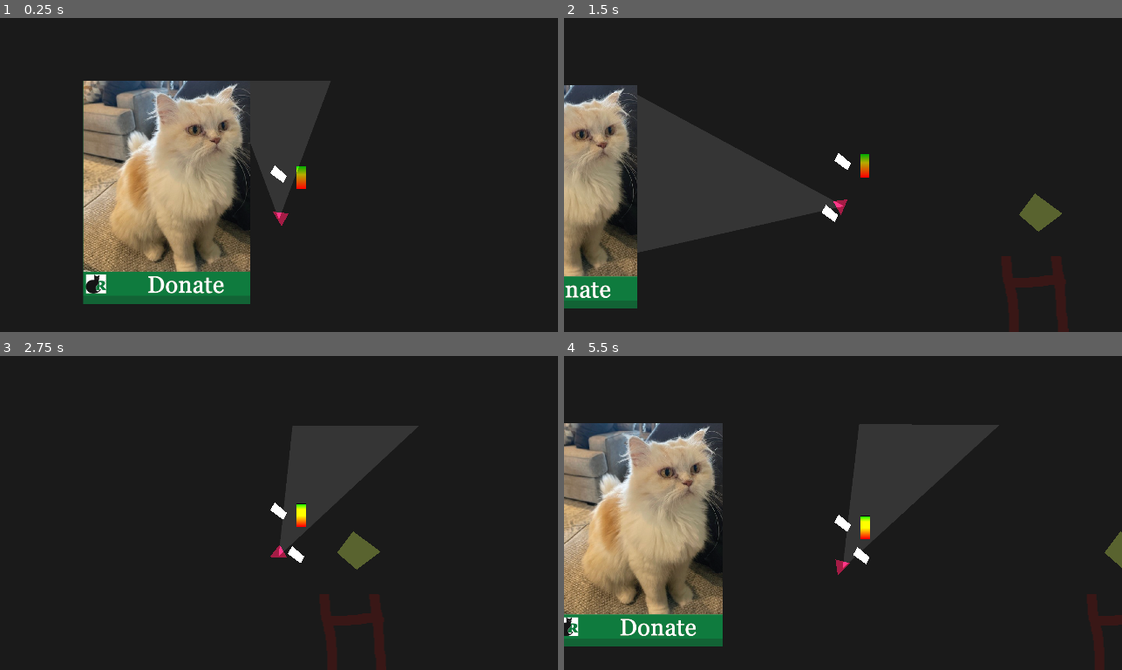
Above: before the commit, frames 1-4 (two rows, left to right).
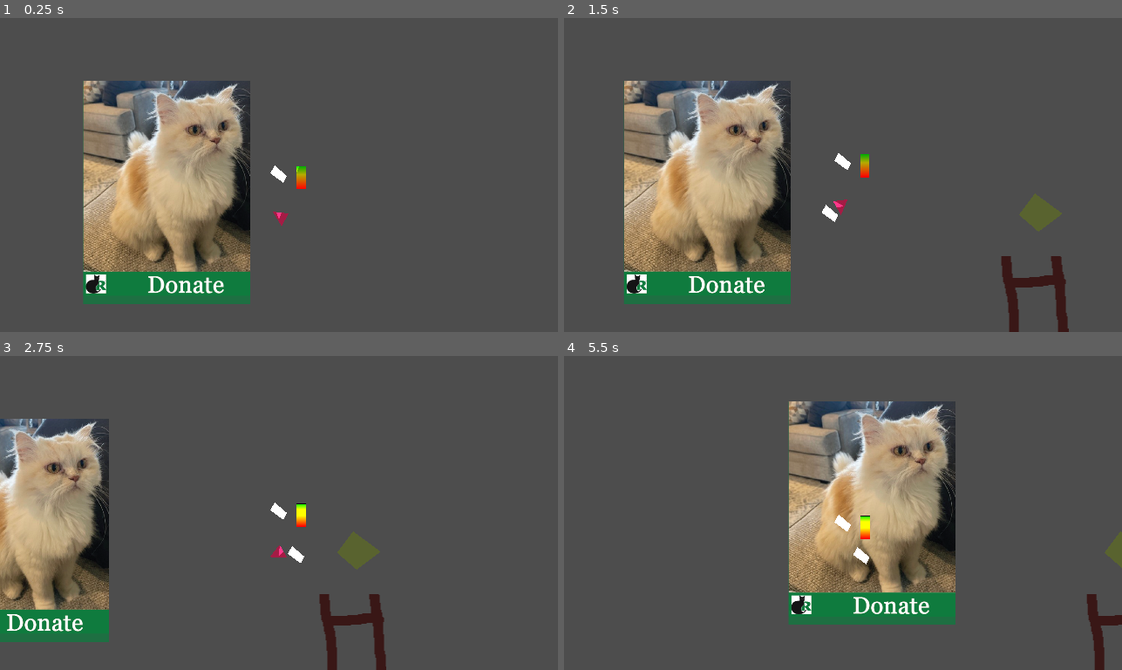
Above: after the commit, the same moments.

Repository: Parker-Vetter/SubwayUnderSea
Game: Godot game, scene res://Scenes/test_scene.tscn
Two runs of this game, one before a commit and one after it. Both use one fixed random seed, a clock stepped at 60 frames per second and the inputs below.
Inputs (mouse positions are in pixels of both pictures, inside the frame that each line leads up to):
- Up to frame 1 (0.25 s): no input
- Up to frame 2 (1.5 s): move the mouse to (731, 196) at 0.52 s; press the mouse at (731, 196) at 0.53 s; hold D (right) 0.53-1.28 s; move the mouse to (731, 190) at 1.27 s; release the mouse at (731, 190) at 1.28 s; hold S (down) from 1.28 s (still down); click (731, 190) at 1.35 s
- Up to frame 3 (2.75 s): move the mouse to (334, 443) at 2.02 s; release S (down) at 2.03 s; press the mouse at (334, 443) at 2.03 s; hold D (right) from 2.03 s (still down)
- Up to frame 4 (5.5 s): move the mouse to (815, 575) at 2.77 s; release D (right) at 2.78 s; release the mouse at (815, 575) at 2.78 s; hold W (up) 2.78-3.53 s; click (815, 575) at 2.85 s; move the mouse to (1010, 560) at 3.52 s; press the mouse at (1010, 560) at 3.53 s; hold A (left) 3.53-5.03 s; move the mouse to (675, 465) at 4.27 s; release the mouse at (675, 465) at 4.28 s; click (675, 465) at 4.35 s; move the mouse to (870, 513) at 5.02 s; press the mouse at (870, 513) at 5.03 s; hold S (down) from 5.03 s (still down)

The runs differ from the first frame. In frame 1, 75% of the frame differs, in the area x 0-100%, y 0-100%; in frame 2, 96%; in frame 3, 92%; in frame 4, 96%.
Error after the commit: Parse Error: Cannot find member "_on_debris_collected" in base "res://Scripts/director.gd". (res://Scripts/Supply)

Commit message:
Sonar System

Diff:
--- /dev/null
+++ b/subwaysea/Scenes/Supply Grabber/debris.tscn
@@ -0,0 +1,38 @@
+[gd_scene load_steps=3 format=3 uid="uid://bihx5s1i11fgd"]
+
+[ext_resource type="Script" path="res://Scripts/Supply Grabber/debris.gd" id="1_gorbr"]
+
+[sub_resource type="OccluderPolygon2D" id="OccluderPolygon2D_60s0e"]
+polygon = PackedVector2Array(-7, -6, 0, -7, 7, -6, 11, 0, 8, 5, 0, 7, -7, 5, -10, 0)
+
+[node name="debris" type="Node2D"]
+light_mask = 4
+visibility_layer = 4
+z_index = -1
+script = ExtResource("1_gorbr")
+
+[node name="Area2D" type="Area2D" parent="."]
+light_mask = 4
+visibility_layer = 4
+
+[node name="CollisionPolygon2D" type="CollisionPolygon2D" parent="Area2D"]
+visible = false
+light_mask = 4
+visibility_layer = 4
+position = Vector2(56, 24)
+polygon = PackedVector2Array(-63, -30, -56, -31, -49, -30, -45, -24, -48, -19, -56, -17, -63, -19, -66, -24)
+
+[node name="LightOccluder2D" type="LightOccluder2D" parent="."]
+light_mask = 4
+z_index = -1
+occluder = SubResource("OccluderPolygon2D_60s0e")
+occluder_light_mask = 4
+
+[node name="Polygon2D" type="Polygon2D" parent="."]
+light_mask = 4
+visibility_layer = 4
+color = Color(0.0980392, 0.0980392, 0.0980392, 1)
+polygon = PackedVector2Array(-7, -6, 0, -7, 7, -6, 11, 0, 8, 5, 0, 7, -7, 5, -10, 0)
+
+[connection signal="mouse_entered" from="Area2D" to="." method="_on_area_2d_mouse_entered"]
+[connection signal="mouse_exited" from="Area2D" to="." method="_on_area_2d_mouse_exited"]
--- /dev/null
+++ b/subwaysea/Scenes/Supply Grabber/supplyGrabber.tscn
@@ -0,0 +1,47 @@
+[gd_scene load_steps=3 format=3 uid="uid://bmj1p78ddcow4"]
+
+[ext_resource type="Script" path="res://Scripts/Supply Grabber/supply_grabber.gd" id="1_sbofi"]
+[ext_resource type="Texture2D" uid="uid://bje2ditfetyd4" path="res://assets/sonar_blast_circle.png" id="2_qja2g"]
+
+[node name="SupplyGrabber" type="Node2D"]
+script = ExtResource("1_sbofi")
+
+[node name="ColorRect" type="ColorRect" parent="."]
+light_mask = 4
+visibility_layer = 4
+z_index = -1
+offset_left = -152.0
+offset_top = -88.0
+offset_right = 152.0
+offset_bottom = 88.0
+mouse_filter = 1
+color = Color(0.099986, 0.099986, 0.099986, 1)
+
+[node name="sonar" type="PointLight2D" parent="."]
+light_mask = 4
+visibility_layer = 4
+z_index = -1
+texture_filter = 3
+position = Vector2(-9.53674e-07, -4.76837e-07)
+scale = Vector2(0.36, 0.370831)
+color = Color(0.126156, 0.673517, 0.219704, 1)
+range_item_cull_mask = 4
+shadow_enabled = true
+shadow_item_cull_mask = 4
+texture = ExtResource("2_qja2g")
+texture_scale = 0.2
+
+[node name="MainTick" type="Timer" parent="."]
+wait_time = 1.5
+autostart = true
+
+[node name="ship" type="Polygon2D" parent="."]
+light_mask = 4
+visibility_layer = 4
+polygon = PackedVector2Array(-13, -8, 13, -8, 23, 1, 15, 9, -13, 10, -21, 0)
+
+[node name="Polygon2D" type="Polygon2D" parent="."]
+color = Color(0.310617, 0.310617, 0.310617, 1)
+polygon = PackedVector2Array(-152, -112, 176, -112, 176, 112, -176, 112, -176, -112, -152, -112, -152, 88, 152, 88, 152, -88, -152, -88)
+
+[connection signal="timeout" from="MainTick" to="." method="_on_timer_timeout"]
--- /dev/null
+++ b/subwaysea/Scenes/supplyGrabber.tscn
@@ -0,0 +1,40 @@
+[gd_scene load_steps=4 format=3 uid="uid://ckithxuqpjx6h"]
+
+[ext_resource type="Script" path="res://Scripts/Supply Grabber/supply_grabber.gd" id="1_6sam7"]
+[ext_resource type="Texture2D" uid="uid://bje2ditfetyd4" path="res://assets/sonar_blast_circle.png" id="2_3e110"]
+[ext_resource type="PackedScene" uid="uid://bihx5s1i11fgd" path="res://Scenes/Supply Grabber/debris.tscn" id="3_gbdyn"]
+
+[node name="SupplyGrabber" type="Node2D"]
+script = ExtResource("1_6sam7")
+
+[node name="LightParent" type="Node2D" parent="."]
+metadata/_edit_lock_ = true
+
+[node name="sonar" type="PointLight2D" parent="LightParent"]
+texture_filter = 3
+position = Vector2(3.99999, 4.12033)
+scale = Vector2(0.424, 0.436757)
+shadow_enabled = true
+texture = ExtResource("2_3e110")
+
+[node name="ColorRect" type="ColorRect" parent="."]
+offset_left = -152.0
+offset_top = -88.0
+offset_right = 152.0
+offset_bottom = 88.0
+mouse_filter = 1
+color = Color(0.099986, 0.099986, 0.099986, 1)
+metadata/_edit_lock_ = true
+
+[node name="ship" type="Polygon2D" parent="."]
+color = Color(0.201002, 0.168901, 0.102166, 1)
+polygon = PackedVector2Array(-13, -8, 13, -8, 23, 1, 15, 9, -13, 10, -21, 0)
+
+[node name="Timer" type="Timer" parent="."]
+wait_time = 0.5
+autostart = true
+
+[node name="debris" parent="." instance=ExtResource("3_gbdyn")]
+position = Vector2(-47, -22)
+
+[connection signal="timeout" from="Timer" to="." method="_on_timer_timeout"]
--- a/subwaysea/Scenes/test_scene.tscn
+++ b/subwaysea/Scenes/test_scene.tscn
@@ -7,6 +7,7 @@
 [ext_resource type="PackedScene" uid="uid://cqdxwpt8n357u" path="res://level_making/camerasystem.tscn" id="5_5gy3l"]
 [ext_resource type="PackedScene" uid="uid://c7wtkgsvif50g" path="res://level_making/ladder.tscn" id="6_pxrql"]
 [ext_resource type="PackedScene" uid="uid://s3pth3bvbbvt" path="res://Scenes/Sanity System.tscn" id="7_1hrf3"]
+[ext_resource type="PackedScene" uid="uid://bmj1p78ddcow4" path="res://Scenes/Supply Grabber/supplyGrabber.tscn" id="10_bb45b"]
 
 [sub_resource type="OccluderPolygon2D" id="OccluderPolygon2D_8026o"]
 polygon = PackedVector2Array(-452.5, -33, -461.5, 19, -77.5, 21, 186.5, 38, 186.5, 168, 262.5, 156, 303.5, 22, 305.5, -32, 256.5, -56, 123.5, -70, -0.5, -36)
@@ -107,13 +108,19 @@
 
 [node name="SanitySystem" parent="." instance=ExtResource("7_1hrf3")]
 position = Vector2(405, 525)
+metadata/_edit_lock_ = true
 
 [node name="ColorRect" type="ColorRect" parent="."]
+visibility_layer = 0
 z_index = -1
 offset_top = 319.0
 offset_right = 2265.0
 offset_bottom = 1373.0
+mouse_filter = 1
 color = Color(0.103744, 0.103744, 0.103744, 1)
+
+[node name="SupplyGrabber" parent="." instance=ExtResource("10_bb45b")]
+position = Vector2(1936, 864)
 
 [connection signal="oxygen_multiplier_changed" from="SanitySystem" to="OxygenSystem" method="_on_sanity_system_oxygen_multiplier_changed"]
 
--- /dev/null
+++ b/subwaysea/Scripts/Supply Grabber/debris.gd
@@ -0,0 +1,50 @@
+extends Node2D
+
+const Director = preload("res://Scripts/director.gd")
+
+var mouse_hover = false
+
+signal debris_collected()
+
+@onready var is_monster = randi_range(0, 1)
+
+func _ready() -> void:
+	self.connect("debris_collected", Director._on_debris_collected)
+	if is_monster:
+		position.x = randfn(0, 64)
+		position.y = 100
+	else:
+		position.x = randfn(0, 64)
+		position.y = -100
+
+func _process(delta: float) -> void:
+	if Input.is_action_just_pressed("left_mouse") and mouse_hover:
+		debris_collected.emit()
+		self.queue_free()
+
+
+func check_position():
+	if position.x > 255 or position.x < -255:
+		self.queue_free()
+	if position.y > 100 or position.y < -100:
+		self.queue_free()
+
+func move_debris():
+	if is_monster:
+		position.x += randi_range(-5, 5)
+		position.y -= randfn(10, 5)
+	else:
+		position.y += 5
+
+
+func _on_area_2d_mouse_entered() -> void:
+	mouse_hover = true
+
+
+func _on_area_2d_mouse_exited() -> void:
+	mouse_hover = true
+
+
+func _on_tick():
+	move_debris()
+	check_position()
--- /dev/null
+++ b/subwaysea/Scripts/Supply Grabber/supply_grabber.gd
@@ -0,0 +1,42 @@
+extends Node2D
+
+const DEBRIS = preload("res://Scenes/Supply Grabber/debris.tscn")
+@onready var sonar: PointLight2D = $sonar
+
+signal tick
+var alpha = 1
+
+func _ready() -> void:
+	pass
+
+
+func _process(delta: float) -> void:
+	pass
+
+
+func check_for_debris_spawn():
+	var randint = randi_range(0, 4)
+	if randint == 0:
+		create_new_debris()
+
+func create_new_debris():
+	var instance = DEBRIS.instantiate()
+	self.connect("tick", instance._on_tick)
+	add_child(instance)
+
+func modify_sonar():
+	if sonar.texture_scale < 1:
+		sonar.texture_scale += 0.2
+	else:
+		sonar.texture_scale = 0.2
+
+	if alpha > 0:
+		alpha -= 0.25
+	else:
+		alpha = 1
+	sonar.set_energy(alpha)
+
+func _on_timer_timeout() -> void:
+	tick.emit()
+	check_for_debris_spawn()
+	modify_sonar()
Not shown: 1 places in subwaysea/Scenes/test_scene.tscn that only renumber resources
Binary file added: subwaysea/assets/sonar_blast.png
Not shown, added: subwaysea/assets/sonar_blast.png.import
Binary file added: subwaysea/assets/sonar_blast_circle.png
Not shown, added: subwaysea/assets/sonar_blast_circle.png.import
